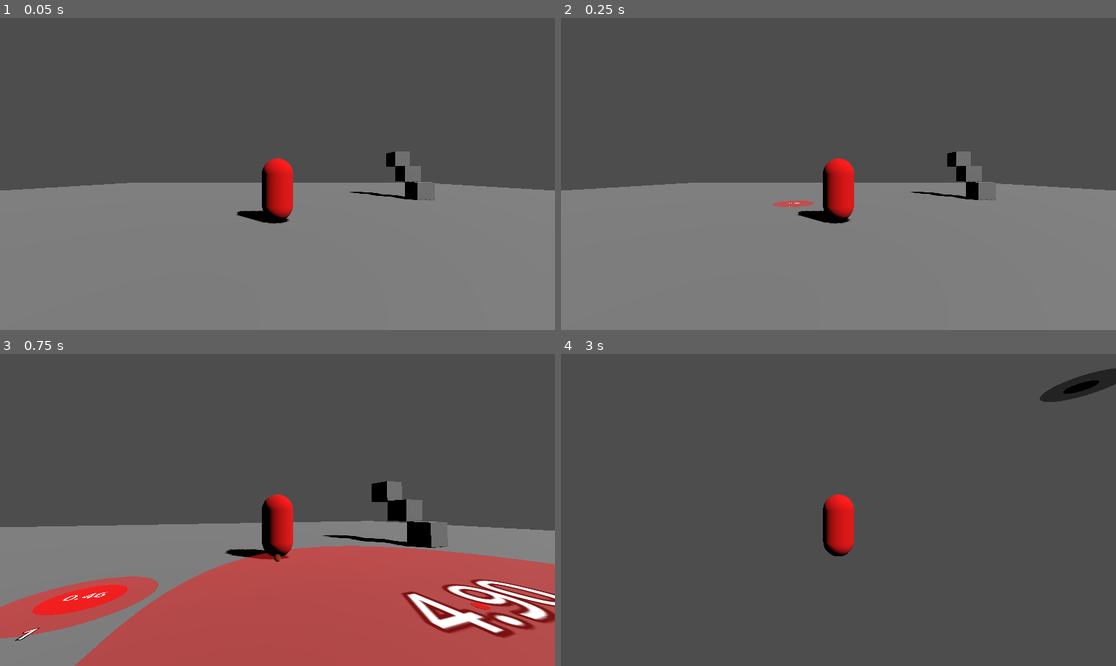
Above: before the commit, frames 1-4 (two rows, left to right).
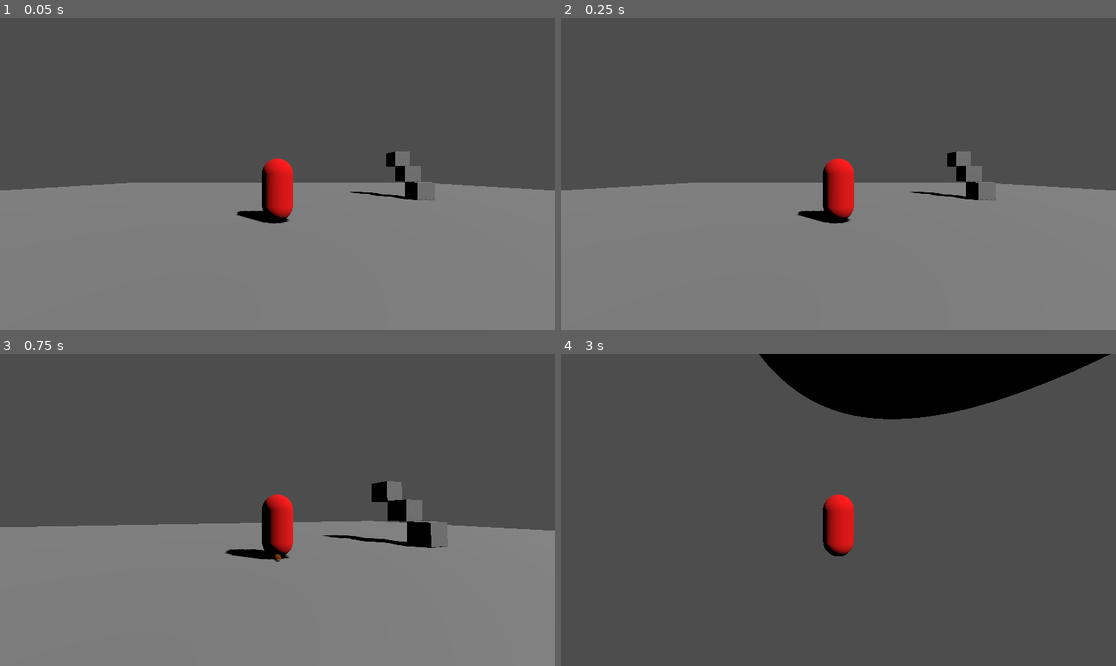
Above: after the commit, the same moments.

Repository: ZweiEuro/high_perf_cg
Game: Godot game, scene res://main_scene.tscn
The game is run twice, just before and just after one commit, with the same random seed, the same clock (stepped at 60 frames per second) and the same inputs.
Inputs (mouse positions are in pixels of both pictures, inside the frame that each line leads up to):
- Up to frame 1 (0.05 s): no input
- Up to frame 2 (0.25 s): no input
- Up to frame 3 (0.75 s): tap Enter at 0.5 s; move the mouse to (305, 510) at 0.52 s; hold W (Player Forward) from 0.53 s (still down); tap Shift (Dash) at 0.6 s
- Up to frame 4 (3 s): keep holding W (Player Forward); tap Space (Player jump) at 0.77, 1.52 s; move the mouse to (810, 510) at 1.27 s; tap Shift (Dash) at 1.35, 2.1, 2.85 s; move the mouse to (849, 503) at 2.02 s; move the mouse to (832, 516) at 2.77 s

Frame 1 is identical in both runs. In frame 2, 0.1% of the frame differs, in the area x 38-46%, y 58-61%; in frame 3, 30%, in the area x 0-100%, y 61-100%; in frame 4, 9.5%.

Commit message:
add sound

Diff:
--- a/alt_lightning/alt_lightning.tscn
+++ b/alt_lightning/alt_lightning.tscn
@@ -1,7 +1,9 @@
-[gd_scene load_steps=5 format=3 uid="uid://bvuo37cr1wwmp"]
+[gd_scene load_steps=8 format=3 uid="uid://bvuo37cr1wwmp"]
 
 [ext_resource type="Script" path="res://alt_lightning/multi_mesh_instance_3d.gd" id="1_7cfiw"]
 [ext_resource type="Shader" path="res://alt_lightning/alt-lightning.gdshader" id="1_kvhaj"]
+[ext_resource type="AudioStream" uid="uid://bhb3wuywftmjv" path="res://sounds/explodemini.wav" id="3_xhs2c"]
+[ext_resource type="AudioStream" uid="uid://comtan1kbbqln" path="res://sounds/mixkit-cut.wav" id="4_h5vlt"]
 
 [sub_resource type="ShaderMaterial" id="ShaderMaterial_54nu6"]
 render_priority = 0
@@ -15,6 +17,12 @@
 lightmap_size_hint = Vector2i(12, 12)
 material = SubResource("ShaderMaterial_54nu6")
 
+[sub_resource type="AudioStreamRandomizer" id="AudioStreamRandomizer_uwfuu"]
+playback_mode = 1
+streams_count = 2
+stream_0/stream = ExtResource("3_xhs2c")
+stream_1/stream = ExtResource("4_h5vlt")
+
 [node name="alt-lightning" type="MeshInstance3D"]
 mesh = SubResource("PlaneMesh_62ihd")
 script = ExtResource("1_7cfiw")
@@ -23,3 +31,6 @@
 jaggedness = 0.8
 branch_chance = 0.8
 max_branch_depth = 8
+
+[node name="AudioStreamPlayer3D" type="AudioStreamPlayer3D" parent="."]
+stream = SubResource("AudioStreamRandomizer_uwfuu")
--- a/alt_lightning/multi_mesh_instance_3d.gd
+++ b/alt_lightning/multi_mesh_instance_3d.gd
@@ -133,7 +133,9 @@
 	self_remove_timer.timeout.connect(delete_self);
 
 
-	#add_child(self_remove_timer);
+
+	# audio
+	$AudioStreamPlayer3D.play()
 
 
 
--- a/gameObjects/lightning/indicator_spawner.gd
+++ b/gameObjects/lightning/indicator_spawner.gd
@@ -1,6 +1,6 @@
 extends Node
 
-@export var spawningInterval: float = 0.2; # period in seconds
+@export var spawningInterval: float = 1; # period in seconds
 @export var spawningIntervalRandomNoise: float = 0.0;
 
 @export var spawnRadius: float = 10;
Not shown, added: sounds/explode.wav.import
Not shown, added: sounds/explodemini.wav.import
Not shown, added: sounds/mixkit-cut.wav.import
Not shown, added: sounds/explode.wav
Not shown, added: sounds/explodemini.wav
Not shown, added: sounds/mixkit-cut.wav
